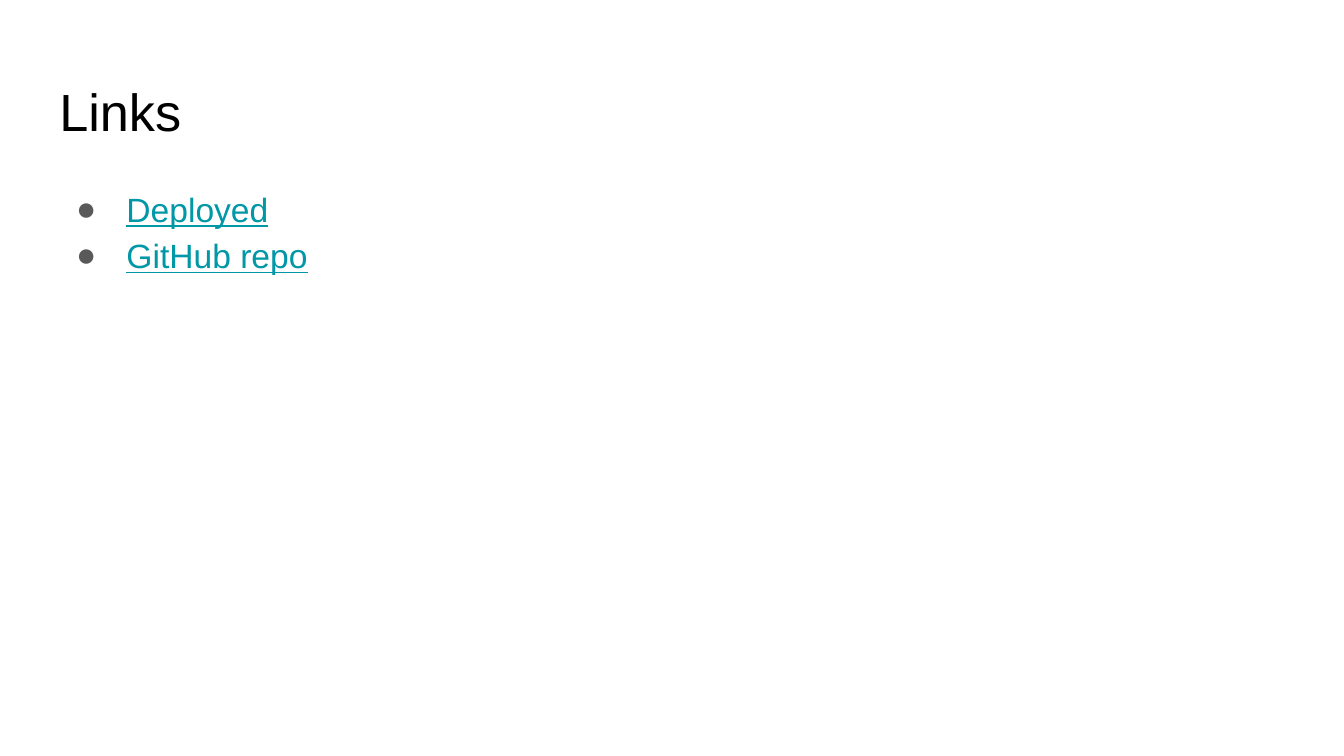
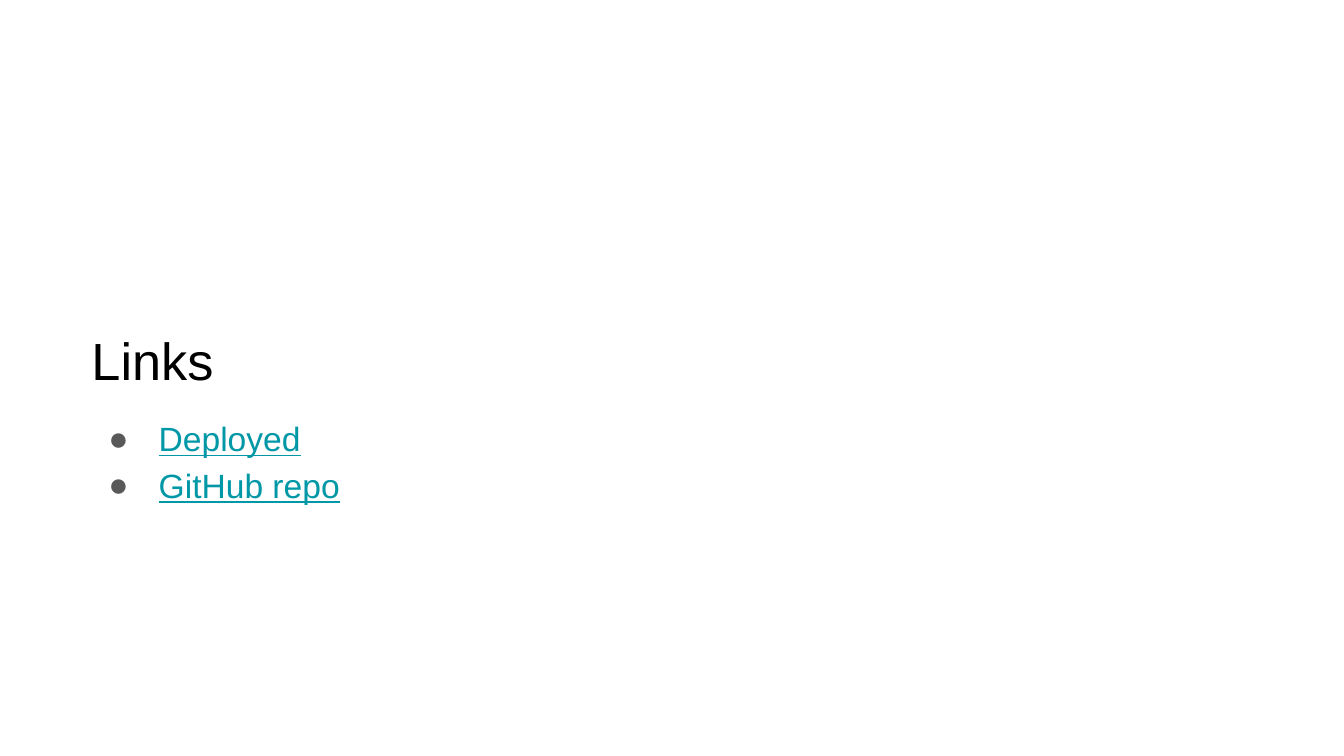
Before and after one commit to cmrotruck/recipe-search, a slide deck: slide 7 of PowerPoint/Recipe Search App.pptx. Drawn at 1344x756 pixels with LibreOffice and Linux fonts; fonts in the diff are those of the drawing; background and template pictures are left out. Boxes give left, top, right and bottom in pixels: in the first picture for what was removed or moved away, otherwise in the second. Text is boxed around its words. In the diff, an @@ line names an element or a change of style, - is before the commit and + after.

```diff
--- a/PowerPoint/Recipe Search App.pptx
+++ b/PowerPoint/Recipe Search App.pptx
@@ title "Links": place and size @@
-title "Links" at [59,93,181,132]
+title "Links" at [91,342,213,381]
@@ text "Deployed": place and size @@
-text "Deployed" at [126,197,307,274]
+text "Deployed" at [159,426,339,504]
```
Also in this commit, not shown: 3 other slides changed, 2 slides added, 2 slides removed.
